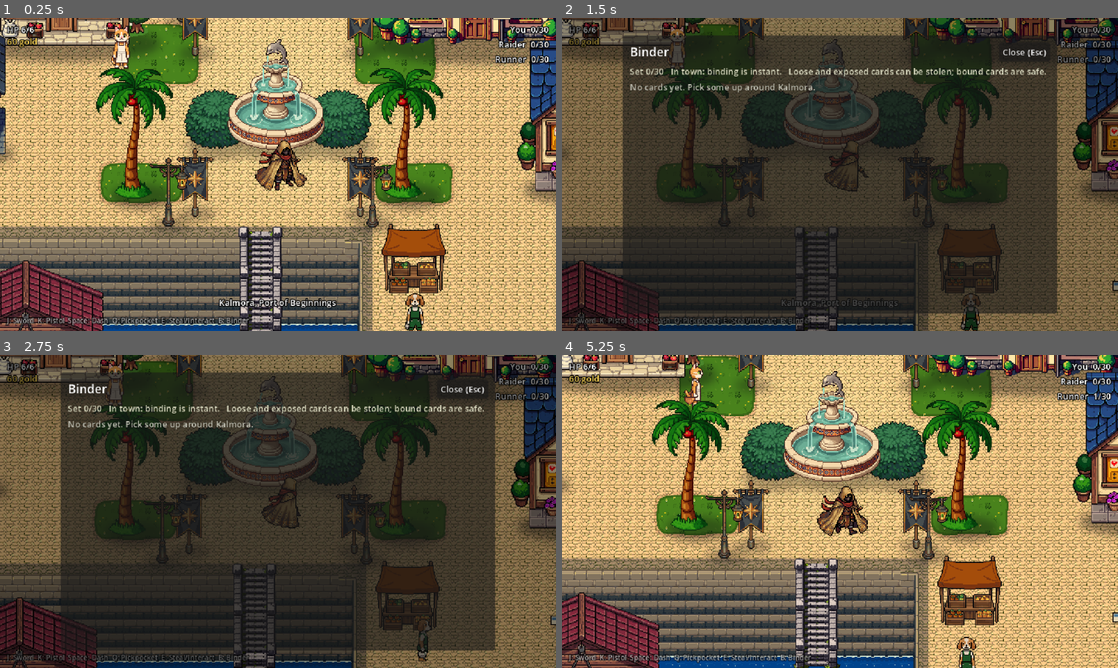
Above: before the commit, frames 1-4 (two rows, left to right).
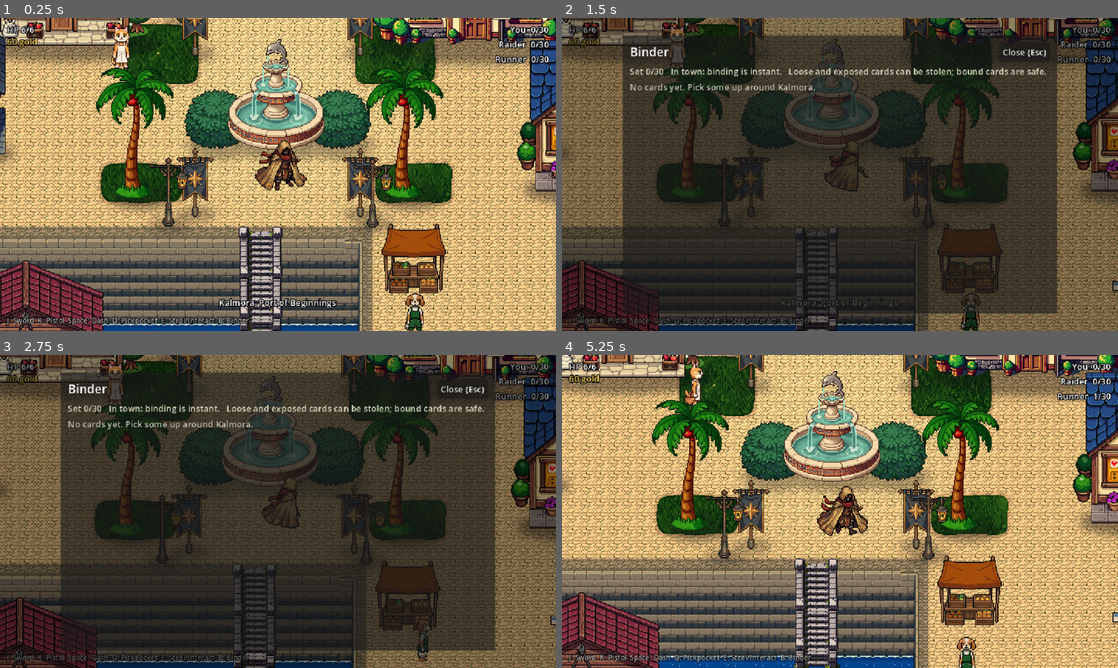
Above: after the commit, the same moments.

Repository: jnron5/greed-island
Game: Godot game, scene res://scenes/world/kalmora.tscn
Two runs of this game, one before a commit and one after it. Both use one fixed random seed, a clock stepped at 60 frames per second and the inputs below.
Inputs:
- Up to frame 1 (0.25 s): no input
- Up to frame 2 (1.5 s): tap Enter (ui_accept) at 0.5, 0.77 s; hold D (move_right) 0.53-1.28 s; tap Tab (binder) at 0.6 s; hold S (move_down) from 1.28 s (still down); tap Space (dash) at 1.35 s
- Up to frame 3 (2.75 s): tap Enter (ui_accept) at 1.52 s; release S (move_down) at 2.03 s; hold D (move_right) from 2.03 s (still down); hold E (interact) from 2.03 s (still down)
- Up to frame 4 (5.25 s): release D (move_right) at 2.78 s; release E (interact) at 2.78 s; hold W (move_up) 2.78-3.53 s; tap K (pistol) at 2.85 s; tap Enter (ui_accept) at 3.02, 3.77, 4.52 s; hold A (move_left) 3.53-5.03 s; tap Q (spell) at 3.6 s; tap J (sword) at 4.35 s; hold S (move_down) from 5.03 s (still down); tap Tab (binder) at 5.1 s

The runs differ from the first frame. In frame 1, 5.7% of the frame differs, in the area x 17-82%, y 2-60%; in frame 2, 0.4%; in frame 3, 0.5%; in frame 4, 5.3%.

Commit message:
Kalmora: new grass and sand, sea breeze, footprints, matching trees
- Grass is a seam-free field quilted from new PixelLab grass tiles; the old
  cliff-top grass is repainted with it.
- The beach is painted per pixel: rippled sand, wet sand at the waterline,
  broken foam.
- Grass ripples in the wind (ground_wind shader); palms and trees sway
  (wind_sway shader).
- Sand takes footprints from everyone walking on it; they fade after ~3s.
- The broadleaf tree is replaced by one recoloured to the palm's palette
  and outline.

Co-Authored-By: Claude Opus 5.5 <noreply@anthropic.com>

Diff:
--- /dev/null
+++ b/assets/shaders/ground_wind.gdshader
@@ -0,0 +1,42 @@
+shader_type canvas_item;
+// Wind over a zone's ground image. surface_map is the same size as the ground:
+// red marks grass (and crops), which ripples as gusts roll across it: along
+// each wave crest the blades are drawn one texel downwind and catch a little
+// light, like grass bending over. Everything else is drawn as is.
+
+uniform sampler2D surface_map : filter_nearest;
+uniform vec2 wind_dir = vec2(1.0, 0.3);
+uniform float strength = 1.0;
+
+varying vec4 tint;
+
+void vertex() {
+	tint = COLOR;
+}
+
+float hash(vec2 p) { return fract(sin(dot(p, vec2(127.1, 311.7))) * 43758.5453); }
+
+float noise(vec2 p) {
+	vec2 i = floor(p);
+	vec2 f = fract(p);
+	vec2 u = f * f * (3.0 - 2.0 * f);
+	return mix(mix(hash(i), hash(i + vec2(1, 0)), u.x), mix(hash(i + vec2(0, 1)), hash(i + vec2(1, 1)), u.x), u.y);
+}
+
+void fragment() {
+	vec2 texel = TEXTURE_PIXEL_SIZE;
+	vec2 px = floor(UV / texel);                 // whole texels keep the pixel art crisp
+	float grass = step(0.5, texture(surface_map, UV).r);
+	vec2 dir = normalize(wind_dir);
+	float along = dot(px, dir);
+	float drift = noise(px * 0.012 + vec2(TIME * 0.1, 0.0)) * 5.0;
+	float wave = sin(along * 0.05 - TIME * 1.8 + drift);
+	// Gusts: broad patches that sweep downwind; calm between them.
+	float gust = smoothstep(0.35, 0.8, noise(px * 0.005 - dir * TIME * 0.12));
+	float crest = smoothstep(0.45, 0.95, wave) * gust * strength;
+	vec2 shifted = UV - vec2(texel.x * step(0.5, crest), 0.0);
+	float grass_there = step(0.5, texture(surface_map, shifted).r);
+	vec4 c = texture(TEXTURE, mix(UV, shifted, grass * grass_there));
+	c.rgb += grass * crest * vec3(0.05, 0.065, 0.02);
+	COLOR = c * tint;
+}
--- /dev/null
+++ b/assets/shaders/wind_sway.gdshader
@@ -0,0 +1,31 @@
+shader_type canvas_item;
+// Sea breeze for plants (palms, trees, grass tufts): each row of the sprite is
+// shifted sideways by whole texels, more toward the top, so the trunk stays
+// rooted and the crown leans and bobs. A steady lean plus a sway that swells
+// in slow gusts; the phase comes from the node's world position so
+// neighbouring plants move together like a wave, not in lockstep.
+// Sprites need a few transparent columns either side for the crown to move into.
+
+uniform float lean = 1.0;          // steady lean at the top, in texels
+uniform float sway = 2.0;          // extra swing at the top in a gust, in texels
+uniform float speed = 1.4;
+uniform float bend = 1.8;          // >1: the bend gathers near the top
+uniform float root = 0.0;          // fraction of the height (from the bottom) that never moves
+
+varying float phase;
+varying vec4 tint;
+
+void vertex() {
+	vec2 origin = (MODEL_MATRIX * vec4(0.0, 0.0, 0.0, 1.0)).xy;
+	phase = origin.x * 0.004 + origin.y * 0.0015;
+	tint = COLOR;
+}
+
+void fragment() {
+	float h = pow(clamp((1.0 - UV.y - root) / (1.0 - root), 0.0, 1.0), bend);
+	float gust = 0.55 + 0.45 * sin(TIME * 0.33 - phase * 9.0);
+	float t = TIME * speed - phase * 6.2832;
+	float swing = sin(t) * 0.7 + sin(t * 2.3 + 1.3) * 0.3;
+	float dx = floor(h * (lean * gust + sway * gust * swing) + 0.5);
+	COLOR = texture(TEXTURE, UV - vec2(dx * TEXTURE_PIXEL_SIZE.x, 0.0)) * tint;
+}
--- a/scenes/world/kalmora.tscn
+++ b/scenes/world/kalmora.tscn
@@ -18,6 +18,8 @@
 [ext_resource type="Script" path="res://scripts/systems/lamp_light.gd" id="20_lamp"]
 [ext_resource type="PackedScene" path="res://scenes/systems/clue_crate.tscn" id="21_clue"]
 [ext_resource type="PackedScene" path="res://scenes/ui/dialogue_box.tscn" id="22_dialogue"]
+[ext_resource type="Shader" path="res://assets/shaders/wind_sway.gdshader" id="23_wind"]
+[ext_resource type="Texture2D" path="res://assets/sprites/tiles/kalmora2/kalmora_surface.png" id="24_surface"]
 [ext_resource type="Texture2D" path="res://assets/sprites/tiles/kalmora2/stairs_3.png" id="st_3"]
 [ext_resource type="Texture2D" path="res://assets/sprites/tiles/kalmora2/stairs_4.png" id="st_4"]
 [ext_resource type="Texture2D" path="res://assets/sprites/tiles/kalmora2/canal_bridge_span.png" id="t0_canal_bridge_span"]
@@ -44,7 +46,7 @@
 [ext_resource type="SpriteFrames" path="res://assets/sprites/npcs/tomas/tomas_frames.tres" id="n_tomas"]
 [ext_resource type="SpriteFrames" path="res://assets/sprites/npcs/rook/rook_frames.tres" id="n_rook"]
 [ext_resource type="Texture2D" path="res://assets/sprites/tiles/kalmora2/objects/palm_g.png" id="t16_palm_g"]
-[ext_resource type="Texture2D" path="res://assets/sprites/tiles/kalmora2/objects/tree2_g.png" id="t17_tree2_g"]
+[ext_resource type="Texture2D" path="res://assets/sprites/tiles/kalmora2/objects/tree3_g.png" id="t17_tree3_g"]
 [ext_resource type="Texture2D" path="res://assets/sprites/tiles/kalmora2/props/lamp_post.png" id="t18_lamp_post"]
 [ext_resource type="Texture2D" path="res://assets/sprites/tiles/kalmora2/props/banner.png" id="t19_banner"]
 [ext_resource type="Texture2D" path="res://assets/sprites/tiles/kalmora2/props/bush_g.png" id="t20_bush_g"]
@@ -240,8 +242,24 @@
 [sub_resource type="RectangleShape2D" id="R90x40"]
 size = Vector2(90, 40)
 
+[sub_resource type="ShaderMaterial" id="wind_palm_g"]
+shader = ExtResource("23_wind")
+shader_parameter/lean = 1.5
+shader_parameter/sway = 2.5
+shader_parameter/speed = 1.3
+shader_parameter/bend = 2.2
+shader_parameter/root = 0.0
+
 [sub_resource type="RectangleShape2D" id="R16x10"]
 size = Vector2(16, 10)
+
+[sub_resource type="ShaderMaterial" id="wind_tree3_g"]
+shader = ExtResource("23_wind")
+shader_parameter/lean = 0.6
+shader_parameter/sway = 1.4
+shader_parameter/speed = 1.1
+shader_parameter/bend = 1.3
+shader_parameter/root = 0.3
 
 [sub_resource type="RectangleShape2D" id="R28x10"]
 size = Vector2(28, 10)
@@ -286,6 +304,7 @@
 level_map = ExtResource("13_levels")
 level_cell = 32
 level_origin = Vector2(-1088, -736)
+surface_map = ExtResource("24_surface")
 
 [node name="GroundTiles" type="Sprite2D" parent="."]
 z_index = -10
@@ -956,6 +975,7 @@
 
 [node name="Sprite" type="Sprite2D" parent="Palm_G1"]
 position = Vector2(0, -77.0)
+material = SubResource("wind_palm_g")
 texture = ExtResource("t16_palm_g")
 
 [node name="Base" type="CollisionShape2D" parent="Palm_G1"]
@@ -967,6 +987,7 @@
 
 [node name="Sprite" type="Sprite2D" parent="Palm_G2"]
 position = Vector2(0, -77.0)
+material = SubResource("wind_palm_g")
 texture = ExtResource("t16_palm_g")
 
 [node name="Base" type="CollisionShape2D" parent="Palm_G2"]
@@ -978,6 +999,7 @@
 
 [node name="Sprite" type="Sprite2D" parent="Palm_G3"]
 position = Vector2(0, -77.0)
+material = SubResource("wind_palm_g")
 texture = ExtResource("t16_palm_g")
 
 [node name="Base" type="CollisionShape2D" parent="Palm_G3"]
@@ -989,6 +1011,7 @@
 
 [node name="Sprite" type="Sprite2D" parent="Palm_G4"]
 position = Vector2(0, -77.0)
+material = SubResource("wind_palm_g")
 texture = ExtResource("t16_palm_g")
 
 [node name="Base" type="CollisionShape2D" parent="Palm_G4"]
@@ -1000,6 +1023,7 @@
 
 [node name="Sprite" type="Sprite2D" parent="Palm_G5"]
 position = Vector2(0, -77.0)
+material = SubResource("wind_palm_g")
 texture = ExtResource("t16_palm_g")
 
 [node name="Base" type="CollisionShape2D" parent="Palm_G5"]
@@ -1011,6 +1035,7 @@
 
 [node name="Sprite" type="Sprite2D" parent="Palm_G6"]
 position = Vector2(0, -77.0)
+material = SubResource("wind_palm_g")
 texture = ExtResource("t16_palm_g")
 
 [node name="Base" type="CollisionShape2D" parent="Palm_G6"]
@@ -1022,6 +1047,7 @@
 
 [node name="Sprite" type="Sprite2D" parent="Palm_G7"]
 position = Vector2(0, -77.0)
+material = SubResource("wind_palm_g")
 texture = ExtResource("t16_palm_g")
 
 [node name="Base" type="CollisionShape2D" parent="Palm_G7"]
@@ -1033,6 +1059,7 @@
 
 [node name="Sprite" type="Sprite2D" parent="Palm_G8"]
 position = Vector2(0, -77.0)
+material = SubResource("wind_palm_g")
 texture = ExtResource("t16_palm_g")
 
 [node name="Base" type="CollisionShape2D" parent="Palm_G8"]
@@ -1044,6 +1071,7 @@
 
 [node name="Sprite" type="Sprite2D" parent="Palm_G9"]
 position = Vector2(0, -77.0)
+material = SubResource("wind_palm_g")
 texture = ExtResource("t16_palm_g")
 
 [node name="Base" type="CollisionShape2D" parent="Palm_G9"]
@@ -1055,6 +1083,7 @@
 
 [node name="Sprite" type="Sprite2D" parent="Palm_G10"]
 position = Vector2(0, -77.0)
+material = SubResource("wind_palm_g")
 texture = ExtResource("t16_palm_g")
 
 [node name="Base" type="CollisionShape2D" parent="Palm_G10"]
@@ -1066,6 +1095,7 @@
 
 [node name="Sprite" type="Sprite2D" parent="Palm_G11"]
 position = Vector2(0, -77.0)
+material = SubResource("wind_palm_g")
 texture = ExtResource("t16_palm_g")
 
 [node name="Base" type="CollisionShape2D" parent="Palm_G11"]
@@ -1077,185 +1107,202 @@
 
 [node name="Sprite" type="Sprite2D" parent="Palm_G12"]
 position = Vector2(0, -77.0)
+material = SubResource("wind_palm_g")
 texture = ExtResource("t16_palm_g")
 
 [node name="Base" type="CollisionShape2D" parent="Palm_G12"]
 position = Vector2(0, -5.0)
 shape = SubResource("R16x10")
 
-[node name="Tree2_G13" type="StaticBody2D" parent="."]
+[node name="Tree3_G13" type="StaticBody2D" parent="."]
 position = Vector2(-1046, -680)
 
-[node name="Sprite" type="Sprite2D" parent="Tree2_G13"]
-position = Vector2(0, -59.0)
-texture = ExtResource("t17_tree2_g")
-
-[node name="Base" type="CollisionShape2D" parent="Tree2_G13"]
+[node name="Sprite" type="Sprite2D" parent="Tree3_G13"]
+position = Vector2(0, -61.0)
+material = SubResource("wind_tree3_g")
+texture = ExtResource("t17_tree3_g")
+
+[node name="Base" type="CollisionShape2D" parent="Tree3_G13"]
 position = Vector2(0, -5.0)
 shape = SubResource("R28x10")
 
-[node name="Tree2_G14" type="StaticBody2D" parent="."]
+[node name="Tree3_G14" type="StaticBody2D" parent="."]
 position = Vector2(-780, -677)
 
-[node name="Sprite" type="Sprite2D" parent="Tree2_G14"]
-position = Vector2(0, -59.0)
-texture = ExtResource("t17_tree2_g")
-
-[node name="Base" type="CollisionShape2D" parent="Tree2_G14"]
+[node name="Sprite" type="Sprite2D" parent="Tree3_G14"]
+position = Vector2(0, -61.0)
+material = SubResource("wind_tree3_g")
+texture = ExtResource("t17_tree3_g")
+
+[node name="Base" type="CollisionShape2D" parent="Tree3_G14"]
 position = Vector2(0, -5.0)
 shape = SubResource("R28x10")
 
-[node name="Tree2_G15" type="StaticBody2D" parent="."]
+[node name="Tree3_G15" type="StaticBody2D" parent="."]
 position = Vector2(-689, -683)
 
-[node name="Sprite" type="Sprite2D" parent="Tree2_G15"]
-position = Vector2(0, -59.0)
-texture = ExtResource("t17_tree2_g")
-
-[node name="Base" type="CollisionShape2D" parent="Tree2_G15"]
+[node name="Sprite" type="Sprite2D" parent="Tree3_G15"]
+position = Vector2(0, -61.0)
+material = SubResource("wind_tree3_g")
+texture = ExtResource("t17_tree3_g")
+
+[node name="Base" type="CollisionShape2D" parent="Tree3_G15"]
 position = Vector2(0, -5.0)
 shape = SubResource("R28x10")
 
-[node name="Tree2_G16" type="StaticBody2D" parent="."]
+[node name="Tree3_G16" type="StaticBody2D" parent="."]
 position = Vector2(-500, -674)
 
-[node name="Sprite" type="Sprite2D" parent="Tree2_G16"]
-position = Vector2(0, -59.0)
-texture = ExtResource("t17_tree2_g")
-
-[node name="Base" type="CollisionShape2D" parent="Tree2_G16"]
+[node name="Sprite" type="Sprite2D" parent="Tree3_G16"]
+position = Vector2(0, -61.0)
+material = SubResource("wind_tree3_g")
+texture = ExtResource("t17_tree3_g")
+
+[node name="Base" type="CollisionShape2D" parent="Tree3_G16"]
 position = Vector2(0, -5.0)
 shape = SubResource("R28x10")
 
-[node name="Tree2_G17" type="StaticBody2D" parent="."]
+[node name="Tree3_G17" type="StaticBody2D" parent="."]
 position = Vector2(-206, -677)
 
-[node name="Sprite" type="Sprite2D" parent="Tree2_G17"]
-position = Vector2(0, -59.0)
-texture = ExtResource("t17_tree2_g")
-
-[node name="Base" type="CollisionShape2D" parent="Tree2_G17"]
+[node name="Sprite" type="Sprite2D" parent="Tree3_G17"]
+position = Vector2(0, -61.0)
+material = SubResource("wind_tree3_g")
+texture = ExtResource("t17_tree3_g")
+
+[node name="Base" type="CollisionShape2D" parent="Tree3_G17"]
 position = Vector2(0, -5.0)
 shape = SubResource("R28x10")
 
-[node name="Tree2_G18" type="StaticBody2D" parent="."]
+[node name="Tree3_G18" type="StaticBody2D" parent="."]
 position = Vector2(466, -680)
 
-[node name="Sprite" type="Sprite2D" parent="Tree2_G18"]
-position = Vector2(0, -59.0)
-texture = ExtResource("t17_tree2_g")
-
-[node name="Base" type="CollisionShape2D" parent="Tree2_G18"]
+[node name="Sprite" type="Sprite2D" parent="Tree3_G18"]
+position = Vector2(0, -61.0)
+material = SubResource("wind_tree3_g")
+texture = ExtResource("t17_tree3_g")
+
+[node name="Base" type="CollisionShape2D" parent="Tree3_G18"]
 position = Vector2(0, -5.0)
 shape = SubResource("R28x10")
 
-[node name="Tree2_G19" type="StaticBody2D" parent="."]
+[node name="Tree3_G19" type="StaticBody2D" parent="."]
 position = Vector2(970, -666)
 
-[node name="Sprite" type="Sprite2D" parent="Tree2_G19"]
-position = Vector2(0, -59.0)
-texture = ExtResource("t17_tree2_g")
-
-[node name="Base" type="CollisionShape2D" parent="Tree2_G19"]
+[node name="Sprite" type="Sprite2D" parent="Tree3_G19"]
+position = Vector2(0, -61.0)
+material = SubResource("wind_tree3_g")
+texture = ExtResource("t17_tree3_g")
+
+[node name="Base" type="CollisionShape2D" parent="Tree3_G19"]
 position = Vector2(0, -5.0)
 shape = SubResource("R28x10")
 
-[node name="Tree2_G20" type="StaticBody2D" parent="."]
+[node name="Tree3_G20" type="StaticBody2D" parent="."]
 position = Vector2(-990, -571)
 
-[node name="Sprite" type="Sprite2D" parent="Tree2_G20"]
-position = Vector2(0, -59.0)
-texture = ExtResource("t17_tree2_g")
-
-[node name="Base" type="CollisionShape2D" parent="Tree2_G20"]
+[node name="Sprite" type="Sprite2D" parent="Tree3_G20"]
+position = Vector2(0, -61.0)
+material = SubResource("wind_tree3_g")
+texture = ExtResource("t17_tree3_g")
+
+[node name="Base" type="CollisionShape2D" parent="Tree3_G20"]
 position = Vector2(0, -5.0)
 shape = SubResource("R28x10")
 
-[node name="Tree2_G21" type="StaticBody2D" parent="."]
+[node name="Tree3_G21" type="StaticBody2D" parent="."]
 position = Vector2(-248, -574)
 
-[node name="Sprite" type="Sprite2D" parent="Tree2_G21"]
-position = Vector2(0, -59.0)
-texture = ExtResource("t17_tree2_g")
-
-[node name="Base" type="CollisionShape2D" parent="Tree2_G21"]
+[node name="Sprite" type="Sprite2D" parent="Tree3_G21"]
+position = Vector2(0, -61.0)
+material = SubResource("wind_tree3_g")
+texture = ExtResource("t17_tree3_g")
+
+[node name="Base" type="CollisionShape2D" parent="Tree3_G21"]
 position = Vector2(0, -5.0)
 shape = SubResource("R28x10")
 
-[node name="Tree2_G22" type="StaticBody2D" parent="."]
+[node name="Tree3_G22" type="StaticBody2D" parent="."]
 position = Vector2(256, -574)
 
-[node name="Sprite" type="Sprite2D" parent="Tree2_G22"]
-position = Vector2(0, -59.0)
-texture = ExtResource("t17_tree2_g")
-
-[node name="Base" type="CollisionShape2D" parent="Tree2_G22"]
+[node name="Sprite" type="Sprite2D" parent="Tree3_G22"]
+position = Vector2(0, -61.0)
+material = SubResource("wind_tree3_g")
+texture = ExtResource("t17_tree3_g")
+
+[node name="Base" type="CollisionShape2D" parent="Tree3_G22"]
 position = Vector2(0, -5.0)
 shape = SubResource("R28x10")
 
-[node name="Tree2_G23" type="StaticBody2D" parent="."]
+[node name="Tree3_G23" type="StaticBody2D" parent="."]
 position = Vector2(414, -557)
 
-[node name="Sprite" type="Sprite2D" parent="Tree2_G23"]
-position = Vector2(0, -59.0)
-texture = ExtResource("t17_tree2_g")
-
-[node name="Base" type="CollisionShape2D" parent="Tree2_G23"]
+[node name="Sprite" type="Sprite2D" parent="Tree3_G23"]
+position = Vector2(0, -61.0)
+material = SubResource("wind_tree3_g")
+texture = ExtResource("t17_tree3_g")
+
+[node name="Base" type="CollisionShape2D" parent="Tree3_G23"]
 position = Vector2(0, -5.0)
 shape = SubResource("R28x10")
 
-[node name="Tree2_G24" type="StaticBody2D" parent="."]
+[node name="Tree3_G24" type="StaticBody2D" parent="."]
 position = Vector2(613, -564)
 
-[node name="Sprite" type="Sprite2D" parent="Tree2_G24"]
-position = Vector2(0, -59.0)
-texture = ExtResource("t17_tree2_g")
-
-[node name="Base" type="CollisionShape2D" parent="Tree2_G24"]
+[node name="Sprite" type="Sprite2D" parent="Tree3_G24"]
+position = Vector2(0, -61.0)
+material = SubResource("wind_tree3_g")
+texture = ExtResource("t17_tree3_g")
+
+[node name="Base" type="CollisionShape2D" parent="Tree3_G24"]
 position = Vector2(0, -5.0)
 shape = SubResource("R28x10")
 
-[node name="Tree2_G25" type="StaticBody2D" parent="."]
+[node name="Tree3_G25" type="StaticBody2D" parent="."]
 position = Vector2(932, -526)
 
-[node name="Sprite" type="Sprite2D" parent="Tree2_G25"]
-position = Vector2(0, -59.0)
-texture = ExtResource("t17_tree2_g")
-
-[node name="Base" type="CollisionShape2D" parent="Tree2_G25"]
+[node name="Sprite" type="Sprite2D" parent="Tree3_G25"]
+position = Vector2(0, -61.0)
+material = SubResource("wind_tree3_g")
+texture = ExtResource("t17_tree3_g")
+
+[node name="Base" type="CollisionShape2D" parent="Tree3_G25"]
 position = Vector2(0, -5.0)
 shape = SubResource("R28x10")
 
-[node name="Tree2_G26" type="StaticBody2D" parent="."]
+[node name="Tree3_G26" type="StaticBody2D" parent="."]
 position = Vector2(-668, -414)
 
-[node name="Sprite" type="Sprite2D" parent="Tree2_G26"]
-position = Vector2(0, -59.0)
-texture = ExtResource("t17_tree2_g")
-
-[node name="Base" type="CollisionShape2D" parent="Tree2_G26"]
+[node name="Sprite" type="Sprite2D" parent="Tree3_G26"]
+position = Vector2(0, -61.0)
+material = SubResource("wind_tree3_g")
+texture = ExtResource("t17_tree3_g")
+
+[node name="Base" type="CollisionShape2D" parent="Tree3_G26"]
 position = Vector2(0, -5.0)
 shape = SubResource("R28x10")
 
-[node name="Tree2_G27" type="StaticBody2D" parent="."]
+[node name="Tree3_G27" type="StaticBody2D" parent="."]
 position = Vector2(-556, -316)
 
-[node name="Sprite" type="Sprite2D" parent="Tree2_G27"]
-position = Vector2(0, -59.0)
-texture = ExtResource("t17_tree2_g")
-
-[node name="Base" type="CollisionShape2D" parent="Tree2_G27"]
+[node name="Sprite" type="Sprite2D" parent="Tree3_G27"]
+position = Vector2(0, -61.0)
+material = SubResource("wind_tree3_g")
+texture = ExtResource("t17_tree3_g")
+
+[node name="Base" type="CollisionShape2D" parent="Tree3_G27"]
 position = Vector2(0, -5.0)
 shape = SubResource("R28x10")
 
-[node name="Tree2_G28" type="StaticBody2D" parent="."]
+[node name="Tree3_G28" type="StaticBody2D" parent="."]
 position = Vector2(-583, -86)
 
-[node name="Sprite" type="Sprite2D" parent="Tree2_G28"]
-position = Vector2(0, -59.0)
-texture = ExtResource("t17_tree2_g")
-
-[node name="Base" type="CollisionShape2D" parent="Tree2_G28"]
+[node name="Sprite" type="Sprite2D" parent="Tree3_G28"]
+position = Vector2(0, -61.0)
+material = SubResource("wind_tree3_g")
+texture = ExtResource("t17_tree3_g")
+
+[node name="Base" type="CollisionShape2D" parent="Tree3_G28"]
 position = Vector2(0, -5.0)
 shape = SubResource("R28x10")
 
--- /dev/null
+++ b/scripts/world/footprints.gd
@@ -0,0 +1,77 @@
+class_name Footprints
+extends Node2D
+## Footprints left in sand by everyone walking on it (player, rivals, residents).
+## A pair of small dents per stride, pressed a little darker than the sand; each
+## stays a moment, then fades. The zone creates this when its surface map marks
+## sand (green channel) and tells it where that map sits.
+
+const STRIDE := 7.0        # px walked per print
+const HOLD := 1.6          # seconds a print stays fully visible
+const FADE := 1.4          # seconds it takes to fade out
+const MAX_PRINTS := 400
+const COLOR_PRINT := Color(0.4, 0.27, 0.13, 0.55)
+const COLOR_RIM := Color(1.0, 0.95, 0.82, 0.4)
+
+var surface: Image
+var origin := Vector2.ZERO   # local position of the surface map's top-left pixel
+
+var _last := {}              # node instance id -> [last print position, next foot (-1 or 1)]
+var _prints: Array = []      # [position, direction, age]
+
+
+func _ready() -> void:
+	z_index = -9
+	z_as_relative = false
+
+
+func on_sand(local_pos: Vector2) -> bool:
+	var p := Vector2i((local_pos - origin).floor())
+	if p.x < 0 or p.y < 0 or p.x >= surface.get_width() or p.y >= surface.get_height():
+		return false
+	return surface.get_pixel(p.x, p.y).g > 0.5
+
+
+func _physics_process(delta: float) -> void:
+	for i in range(_prints.size() - 1, -1, -1):
+		_prints[i][2] += delta
+		if _prints[i][2] > HOLD + FADE:
+			_prints.remove_at(i)
+	var seen := {}
+	for group in [&"collectors", &"npcs"]:
+		for node: Node2D in get_tree().get_nodes_in_group(group):
+			if not node.visible or not node.is_inside_tree():
+				continue
+			var id := node.get_instance_id()
+			seen[id] = true
+			var pos := to_local(node.global_position)
+			if not _last.has(id):
+				_last[id] = [pos, 1]
+				continue
+			var step: Vector2 = pos - _last[id][0]
+			if step.length() > 64.0:          # teleported (spawn, respawn): start over
+				_last[id] = [pos, 1]
+			elif step.length() >= STRIDE:
+				if on_sand(pos):
+					var dir := step.normalized()
+					var side: Vector2 = Vector2(-dir.y, dir.x) * 1.5 * _last[id][1]
+					_prints.append([pos + side, dir, 0.0])
+					if _prints.size() > MAX_PRINTS:
+						_prints.pop_front()
+				_last[id] = [pos, -_last[id][1]]
+	for id in _last.keys():
+		if not seen.has(id):
+			_last.erase(id)
+	queue_redraw()
+
+
+func _draw() -> void:
+	for p in _prints:
+		var alpha := 1.0 - clampf((p[2] - HOLD) / FADE, 0.0, 1.0)
+		var at: Vector2 = (p[0] as Vector2).round()
+		var dir: Vector2 = p[1]
+		# A small oval dent: 2x3 px along the walking direction, with a light lip ahead.
+		var long := absf(dir.y) > absf(dir.x)
+		var size := Vector2(2, 3) if long else Vector2(3, 2)
+		draw_rect(Rect2(at - (size / 2.0).floor(), size), Color(COLOR_PRINT, COLOR_PRINT.a * alpha))
+		var lip := (at + (dir * 2.0).round() - Vector2(0.5, 0.5)).floor()
+		draw_rect(Rect2(lip, Vector2.ONE), Color(COLOR_RIM, COLOR_RIM.a * alpha))
--- a/scripts/world/zone.gd
+++ b/scripts/world/zone.gd
@@ -14,6 +14,8 @@
 ## Atmosphere: outdoor zones follow the TimeOfDay tint (multiplied with any
 ## CanvasModulate the scene already has); interiors keep a warm fixed light.
 ## Zones with a level map get a water shimmer over their sea cells.
+## Surfaces: an optional surface map (one pixel per ground pixel; red = grass,
+## green = sand) makes grass ripple in the wind and sand take footprints.
 
 @export var display_name := ""
 @export var pickup_scene: PackedScene = preload("res://scenes/systems/card_pickup.tscn")
@@ -27,6 +29,9 @@
 @export var level_cell := 32
 ## Local position of the level map's top-left corner.
 @export var level_origin := Vector2.ZERO
+@export_group("Surfaces")
+## Same size as the ground image; red = grass that moves in the wind, green = sand.
+@export var surface_map: Texture2D
 
 const NAV_CELL := 16
 
@@ -105,6 +110,16 @@
 		mat.set_shader_parameter(&"map_cells", Vector2(level_map.get_size()))
 		water.material = mat
 		add_child(water)
+	var ground := _ground_sprite()
+	if surface_map and ground and not interior:
+		var wind := ShaderMaterial.new()
+		wind.shader = preload("res://assets/shaders/ground_wind.gdshader")
+		wind.set_shader_parameter(&"surface_map", surface_map)
+		ground.material = wind
+		var prints := Footprints.new()
+		prints.surface = surface_map.get_image()
+		prints.origin = ground.position - ground.texture.get_size() / 2.0
+		add_child(prints)
 
 
 func _apply_tint(_hour: float) -> void:
Not shown, added: assets/shaders/ground_wind.gdshader.uid
Not shown, added: assets/shaders/wind_sway.gdshader.uid
Binary file changed: assets/sprites/tiles/kalmora2/kalmora_ground.png
Binary file added: assets/sprites/tiles/kalmora2/kalmora_surface.png
Not shown, added: assets/sprites/tiles/kalmora2/kalmora_surface.png.import
Binary file added: assets/sprites/tiles/kalmora2/objects/tree3_g.png
Not shown, added: assets/sprites/tiles/kalmora2/objects/tree3_g.png.import
Binary file added: assets/sprites/tiles/kalmora2/surface/grass_00.png
Not shown, added: assets/sprites/tiles/kalmora2/surface/grass_00.png.import
Binary file added: assets/sprites/tiles/kalmora2/surface/grass_02.png
Not shown, added: assets/sprites/tiles/kalmora2/surface/grass_02.png.import
Binary file added: assets/sprites/tiles/kalmora2/surface/grass_03.png
(and 25 more such lines)
